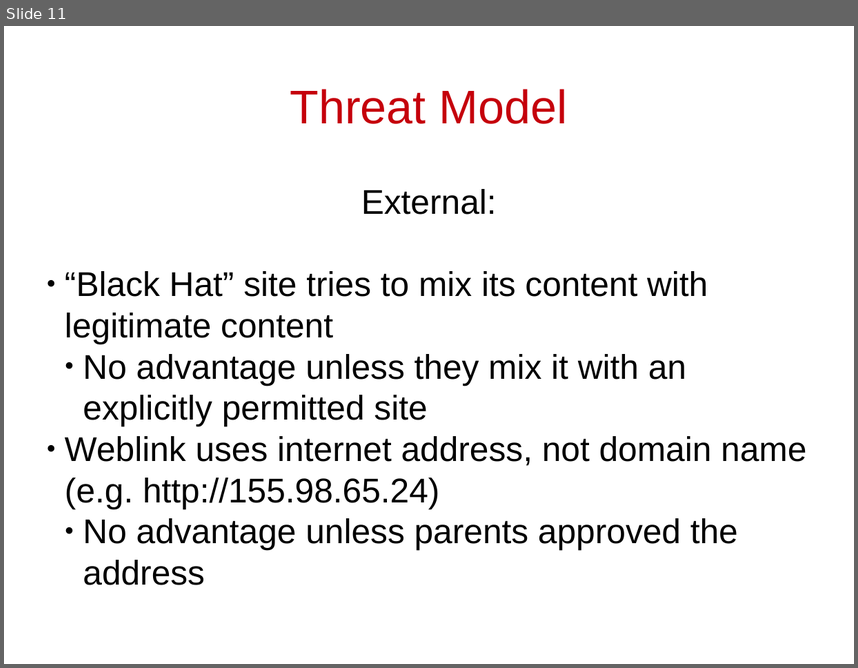
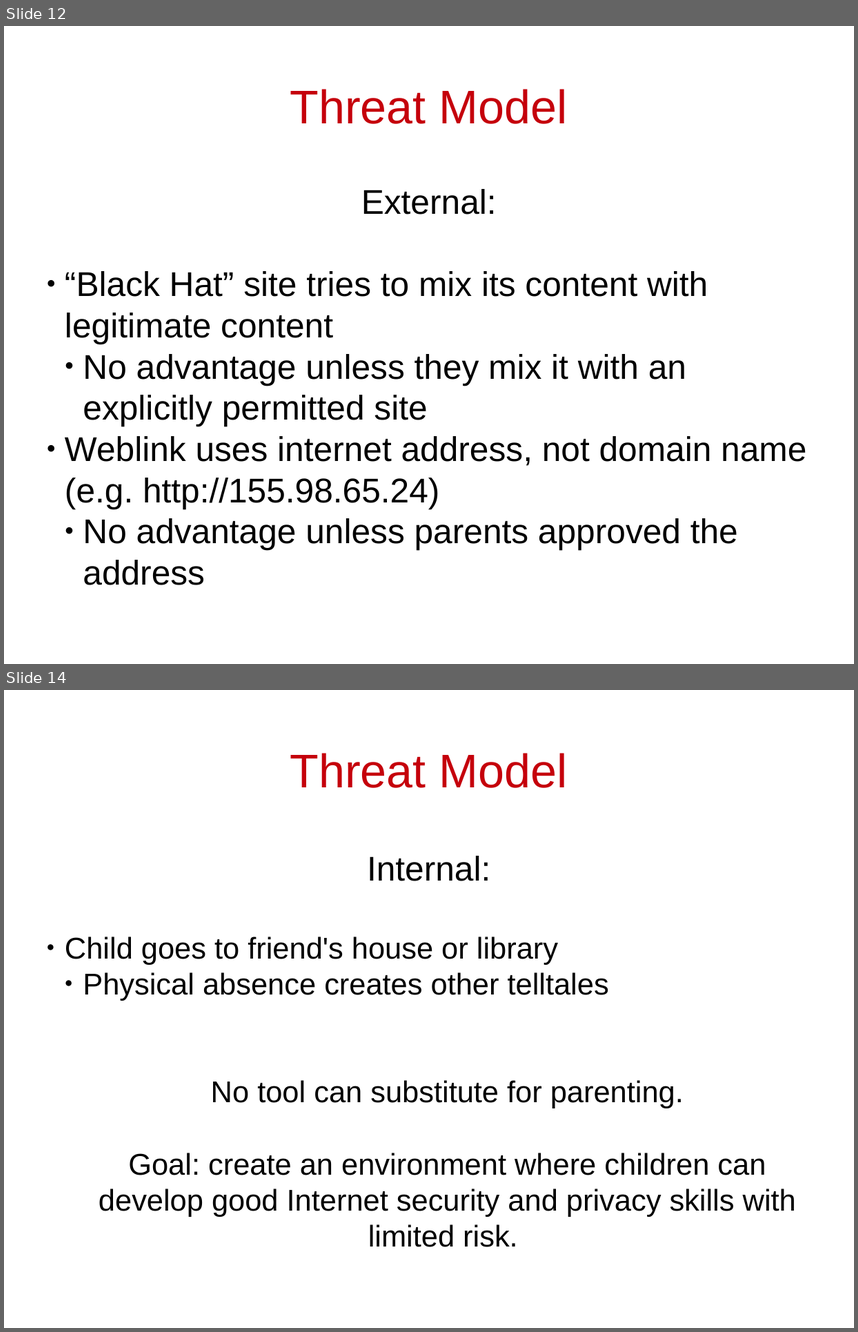
Before and after one commit to cschreiner/kindsicher, a slide deck: proj/presentation_dec09/CAS.odp. Shown one above the other, each under a label of ours: slide 11 before the commit, slides 12 and 14 after it; the slides between them are not shown. The pictures are 858x668 and 858x1332 pixels, drawn with LibreOffice and Linux fonts; fonts in the diff are those of the drawing. Boxes give left, top, right and bottom in pixels: in the first picture for what was removed or moved away, otherwise in the second. Text is boxed around its words. In the diff, an @@ line names an element or a change of style, - is before the commit and + after.

```diff
--- a/proj/presentation_dec09/CAS.odp
+++ b/proj/presentation_dec09/CAS.odp
@@ slide 14 added at (4, 690, 854, 1328), background #FFFFFF @@
@@ title added at (290, 753, 568, 788), 44 pt, text #C5000B @@
+Threat Model
@@ subtitle added at (65, 856, 796, 1247), 28 pt, text #000000 @@
+Internal:
+● Child goes to friend's house or library
+  ● Physical absence creates other telltales
+  No tool can substitute for parenting.
+  Goal: create an environment where children can develop good Internet security and privacy skills with limited risk.
@@ what was slide 11 is now slide 12 @@
```
Also in this commit, not shown: 9 slides changed, 1 other slide added, 1 slide removed.
